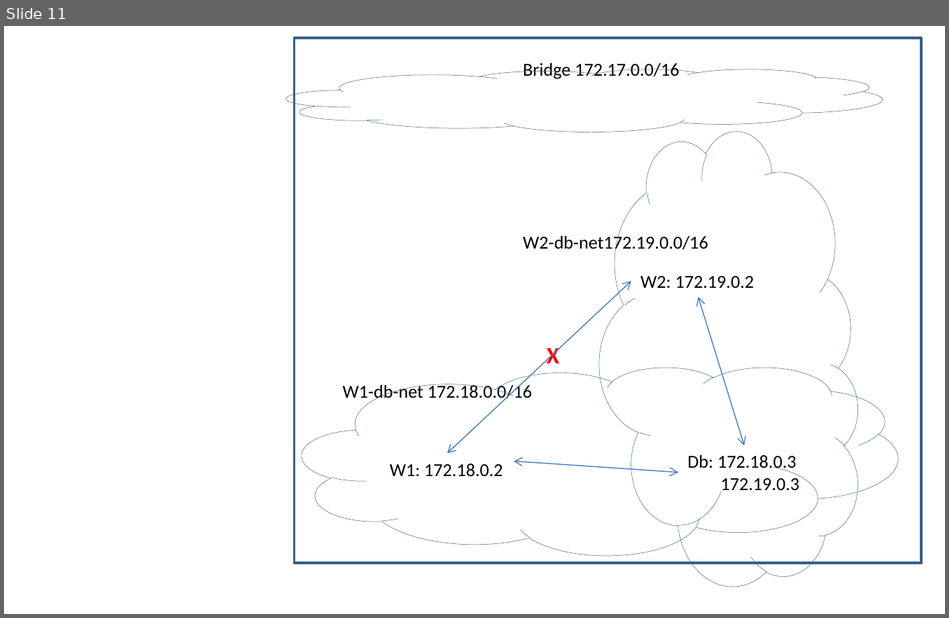
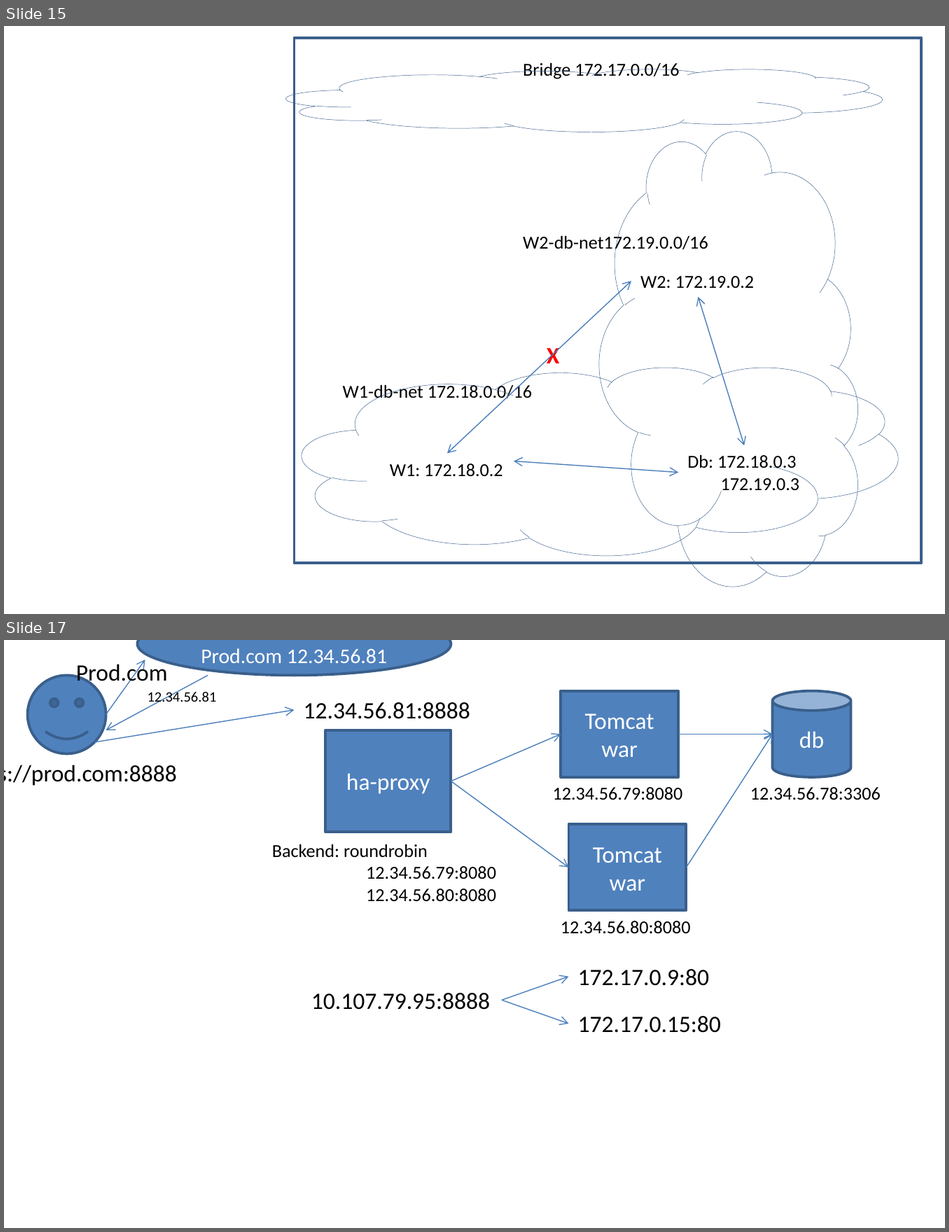
Before and after one commit to AdityaSP/ora-jul29-dock-kube, a slide deck: rough-diag.pptx. Shown one above the other, each under a label of ours: slide 11 before the commit, slides 15 and 17 after it; the slides between them are not shown. The pictures are 949x618 and 949x1232 pixels, drawn with LibreOffice and Linux fonts; fonts in the diff are those of the drawing. Boxes give left, top, right and bottom in pixels: in the first picture for what was removed or moved away, otherwise in the second. Text is boxed around its words. In the diff, an @@ line names an element or a change of style, - is before the commit and + after.

```diff
--- a/rough-diag.pptx
+++ b/rough-diag.pptx
@@ slide 17 added at (4, 640, 945, 1228), background #FFFFFF @@
@@ arrow added from (106, 714) to (145, 660), #4B7EBC 0.75 pt @@
@@ ellipse added at (138, 640, 451, 676), fill #4F81BD, outline #3A5F8C 2 pt, 16 pt, text #FFFFFF @@
+Dns
+Prod.com 12.34.56.81
@@ smiley face added at (28, 676, 106, 754), fill #4F81BD, outline #3A5F8C 2 pt @@
@@ text added at (76, 662, 168, 687), 18 pt, text #000000 @@
+Prod.com
@@ arrow added from (208, 676) to (106, 730), #4B7EBC 0.75 pt @@
@@ text added at (148, 690, 217, 706), 11 pt, text #000000 @@
+12.34.56.81
@@ text added at (304, 702, 470, 719), 18 pt, text #000000 @@
+12.34.56.81:8888
@@ rectangle added at (561, 691, 679, 777), fill #4F81BD, outline #3A5F8C 2 pt, 18 pt, text #FFFFFF @@
+Tomcat
+war
@@ cylinder added at (773, 691, 851, 777), fill #4F81BD, outline #3A5F8C 2 pt, 18 pt, text #FFFFFF @@
+db
@@ arrow added from (94, 742) to (294, 709), #4B7EBC 0.75 pt @@
@@ rectangle added at (326, 730, 451, 832), fill #4F81BD, outline #3A5F8C 2 pt, 18 pt, text #FFFFFF @@
+ha-proxy
@@ arrow added from (451, 781) to (561, 734), #4B7EBC 0.75 pt @@
@@ arrow added from (679, 734) to (773, 734), #4B7EBC 0.75 pt @@
@@ arrow added from (686, 867) to (773, 734), #4B7EBC 0.75 pt @@
@@ text added at (4, 765, 177, 786), 18 pt, text #000000 @@
+https://prod.com:8888
@@ arrow added from (451, 781) to (568, 867), #4B7EBC 0.75 pt @@
@@ text added at (553, 787, 683, 800), 14 pt, text #000000 @@
+12.34.56.79:8080
@@ text added at (750, 787, 880, 800), 14 pt, text #000000 @@
+12.34.56.78:3306
@@ rectangle added at (568, 824, 686, 911), fill #4F81BD, outline #3A5F8C 2 pt, 18 pt, text #FFFFFF @@
+Tomcat
+war
@@ text added at (272, 844, 496, 902), 14 pt, text #000000 @@
+Backend: roundrobin
+12.34.56.79:8080
+12.34.56.80:8080
@@ text added at (560, 921, 691, 934), 14 pt, text #000000 @@
+12.34.56.80:8080
@@ text added at (578, 969, 709, 986), 18 pt, text #000000 @@
+172.17.0.9:80
@@ text added at (311, 993, 490, 1010), 18 pt, text #000000 @@
+10.107.79.95:8888
@@ arrow added from (502, 1000) to (568, 977), #4B7EBC 0.75 pt @@
@@ arrow added from (502, 1000) to (568, 1024), #4B7EBC 0.75 pt @@
@@ text added at (578, 1016, 721, 1033), 18 pt, text #000000 @@
+172.17.0.15:80
@@ what was slide 11 is now slide 15 @@
```
Also in this commit, not shown: 10 other slides added, 1 slide removed.
